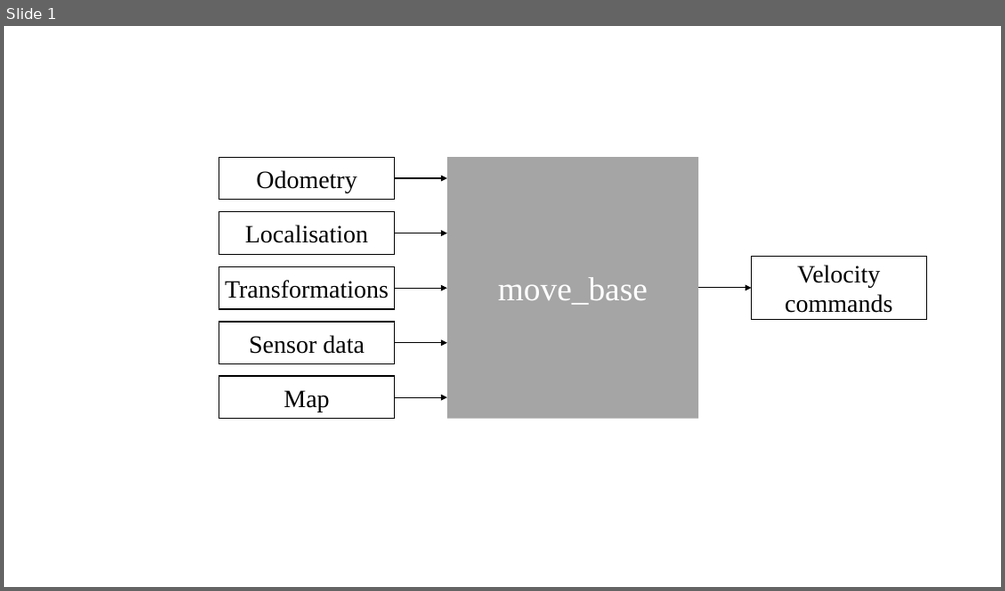
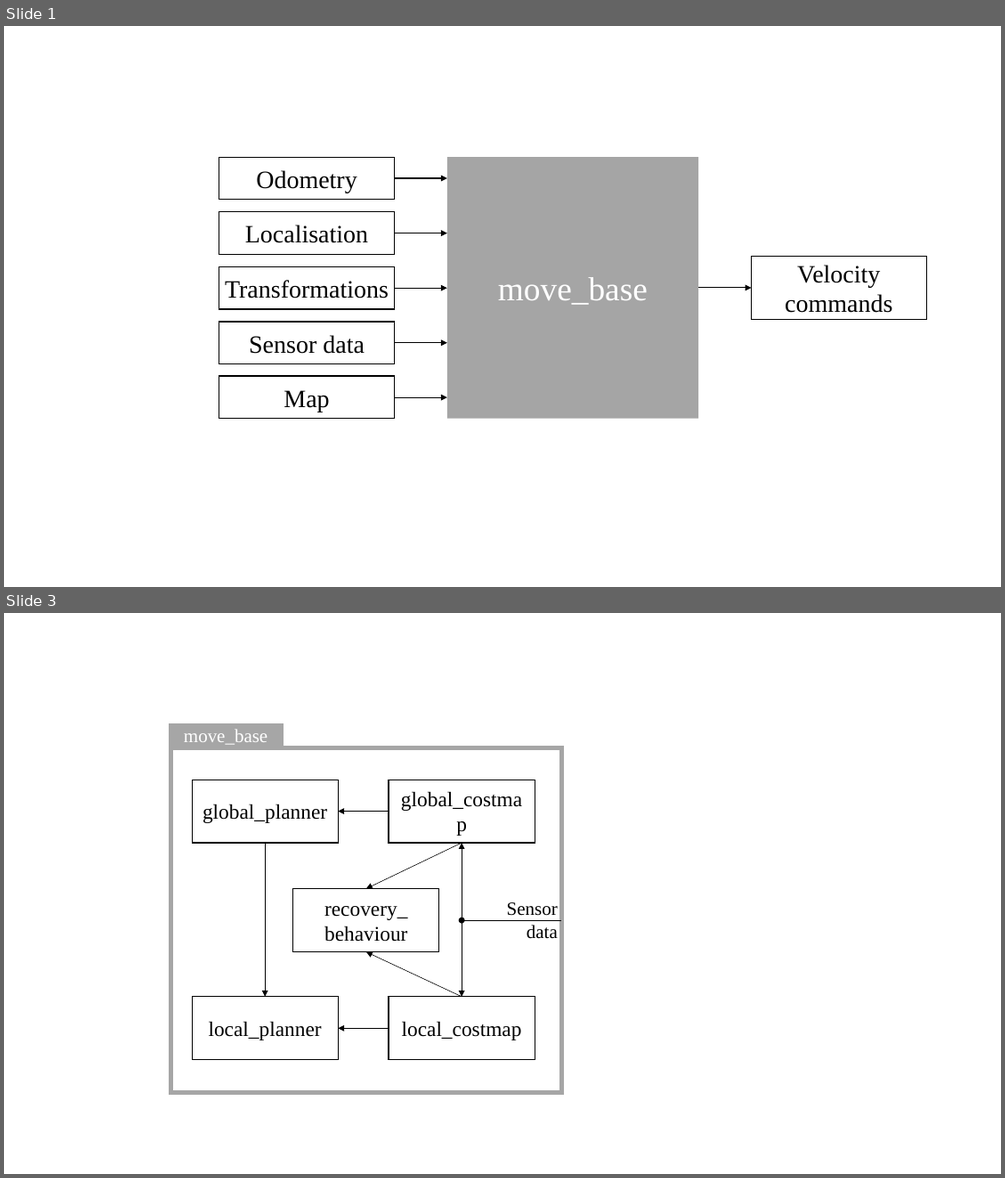
Before and after one commit to jensdehoog95/MAP2017, a slide deck: Paper/Metadata/Navstack.pptx. Shown one above the other, each under a label of ours: slide 1 before the commit, slides 1 and 3 after it; the slides between them are not shown. The pictures are 1005x591 and 1005x1178 pixels, drawn with LibreOffice and Linux fonts; fonts in the diff are those of the drawing. Boxes give left, top, right and bottom in pixels: in the first picture for what was removed or moved away, otherwise in the second. Text is boxed around its words. In the diff, an @@ line names an element or a change of style, - is before the commit and + after.

Commit message:
Updated & added figures + added text about global navstack

```diff
--- a/Paper/Metadata/Navstack.pptx
+++ b/Paper/Metadata/Navstack.pptx
@@ slide 3 added at bbox=[4, 613, 1001, 1174], background #FFFFFF @@
@@ rectangle added at bbox=[170, 726, 281, 745], fill #A6A6A6, outline #A6A6A6 4.5 pt, 18 pt, text #FFFFFF @@
+move_base
@@ rectangle added at bbox=[170, 747, 562, 1093], outline #A6A6A6 4.5 pt @@
@@ rectangle added at bbox=[192, 779, 338, 844], outline #000000 1 pt, 20 pt, text #000000 @@
+global_planner
@@ rectangle added at bbox=[388, 779, 534, 844], outline #000000 1 pt, 20 pt, text #000000 @@
+global_costmap
@@ arrow added from (388, 811) to (339, 811), #000000 0.5 pt @@
@@ arrow added from (265, 843) to (265, 997), #000000 0.5 pt @@
@@ arrow added from (461, 843) to (366, 889), #000000 0.5 pt @@
@@ double arrow added from (461, 997) to (461, 843), #000000 0.5 pt @@
@@ rectangle added at bbox=[293, 889, 439, 952], outline #000000 1 pt, 20 pt, text #000000 @@
+recovery_
+behaviour
@@ text added at bbox=[507, 902, 558, 939], 18 pt, text #000000 @@
+Sensor
+data
@@ arrow added from (562, 920) to (461, 920), #000000 0.5 pt @@
@@ arrow added from (461, 997) to (366, 952), #000000 0.5 pt @@
@@ rectangle added at bbox=[192, 997, 338, 1060], outline #000000 1 pt, 20 pt, text #000000 @@
+local_planner
@@ rectangle added at bbox=[388, 997, 534, 1060], outline #000000 1 pt, 20 pt, text #000000 @@
+local_costmap
@@ arrow added from (388, 1028) to (339, 1028), #000000 0.5 pt @@
```
Also in this commit, not shown: 1 other slide added, 6 other files.
